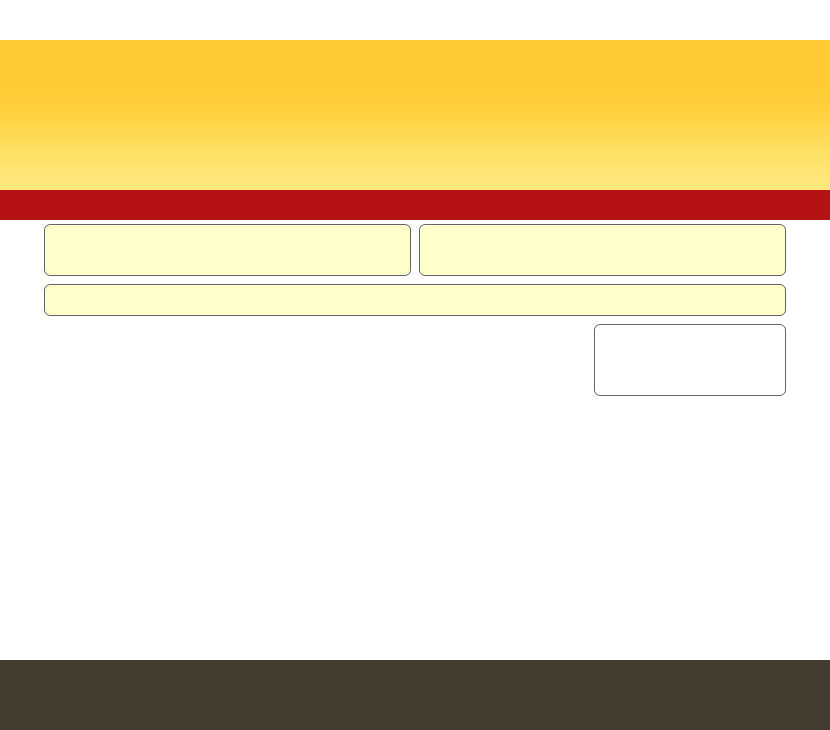
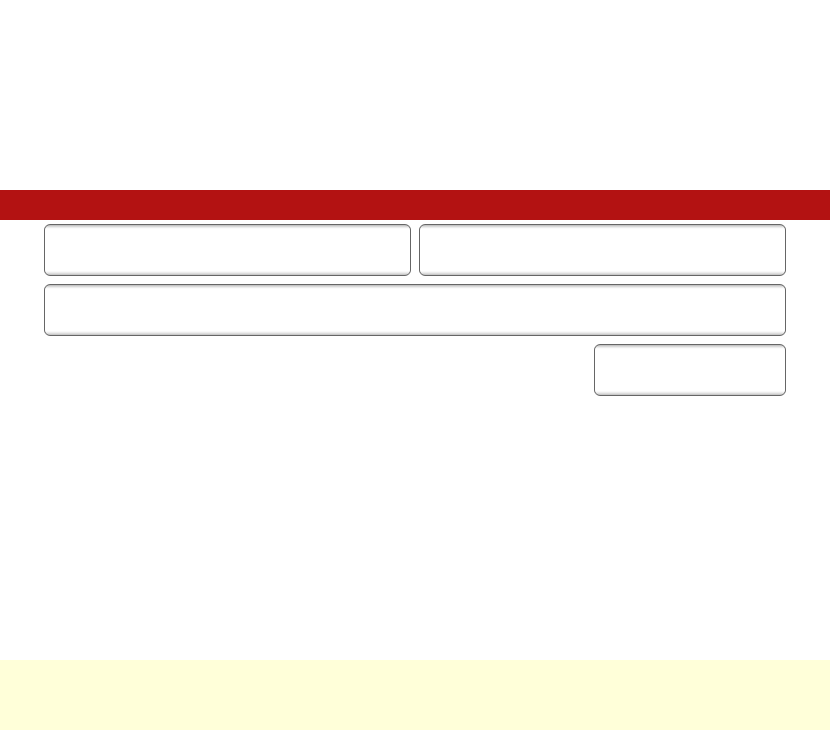
Layered file, before and after one edit (830x730). Changes by layer:
removed layer "header" over (x1=0, y1=40, x2=830, y2=190)
removed layer "header / footer widgets" over (x1=45, y1=225, x2=785, y2=315)
renamed "sidebar" to "sidebars", painted on it over (x1=595, y1=325, x2=785, y2=395)
added layer "header widgets" above "header boxes" over (x1=45, y1=285, x2=785, y2=335)
added layer "header boxes" above "Background" over (x1=45, y1=225, x2=785, y2=275)
